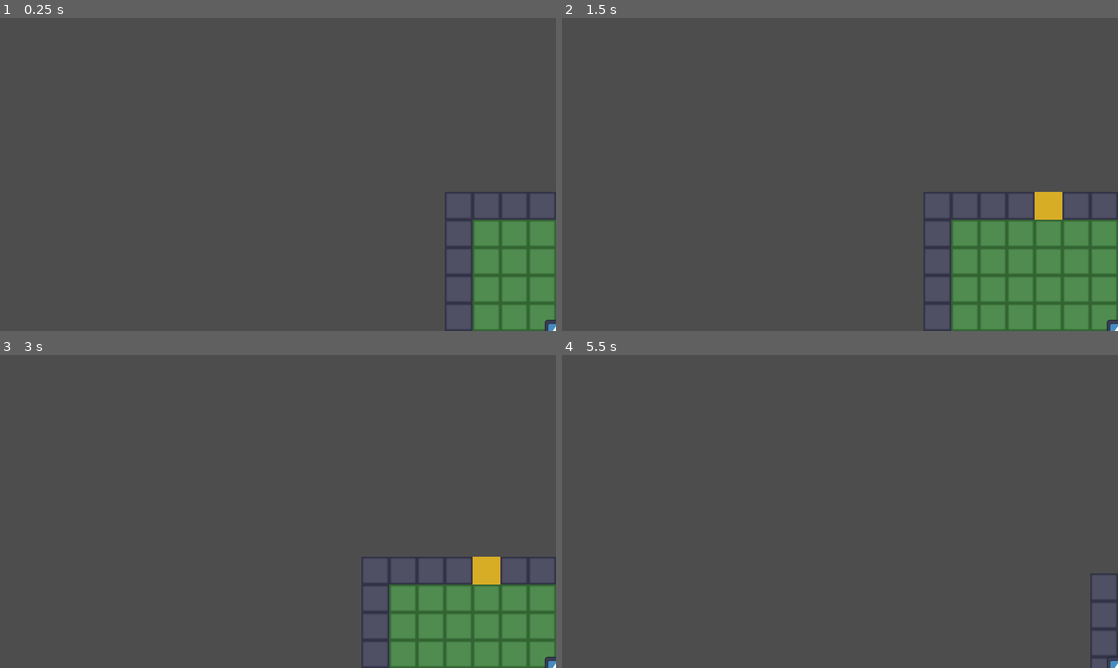
Above: before the commit, frames 1-4 (two rows, left to right).
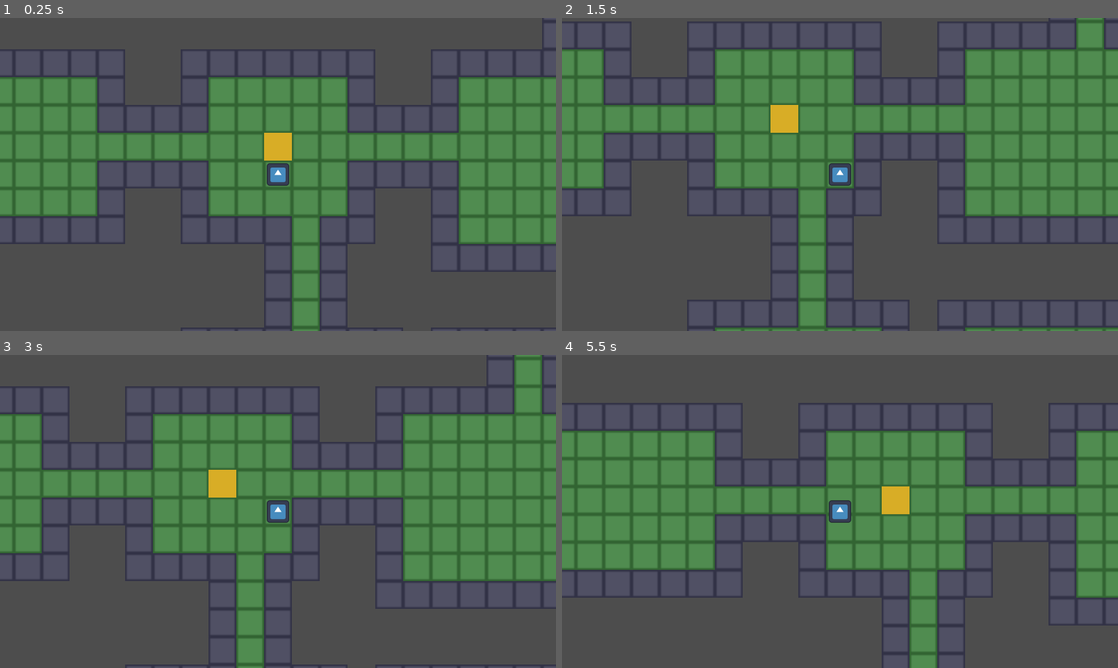
Above: after the commit, the same moments.

Repository: corytomlinson-oss/project_divine_light
Game: Godot game, scene res://scenes/dungeon/CathedralDungeon.tscn
Two runs of this game, one before a commit and one after it. Both use one fixed random seed, a clock stepped at 60 frames per second and the inputs below. This scene is started directly instead of the project's main scene. The engine's default icon, where the game draws it, is replaced by a stand-in: a white triangle on a blue panel in a dark square.
Inputs:
- Up to frame 1 (0.25 s): no input
- Up to frame 2 (1.5 s): tap Enter (ui_accept) at 0.5, 0.77 s; hold Right (ui_right) 0.53-1.28 s; hold Down (ui_down) from 1.28 s (still down)
- Up to frame 3 (3 s): tap Enter (ui_accept) at 1.52, 2, 2.75 s; release Down (ui_down) at 2.03 s; hold Right (ui_right) 2.03-2.78 s; hold Up (ui_up) from 2.78 s (still down)
- Up to frame 4 (5.5 s): tap Enter (ui_accept) at 3.02, 3.77, 4.52, 5 s; release Up (ui_up) at 3.53 s; hold Left (ui_left) 3.53-5.03 s; hold Down (ui_down) from 5.03 s (still down)

The runs differ from the first frame. In frame 1, 40% of the frame differs, in the area x 0-100%, y 0-100%; in frame 2, 50%; in frame 3, 47%; in frame 4, 35%.

Commit message:
Milestone 13b: Procedural dungeon generation
DungeonGenerator.gd (pure logic, no scene dependencies) replaces 13a's
fixed test room with the three-layer approach from the earlier design
decision: a hand-authored template drives a procedural room graph (a
random tree where every parent-child pair sits exactly one grid step
apart, guaranteeing reachability and safe straight-line corridor carving
by construction), which drives a procedural tile layout (rooms centered
in a slot grid, corridors carved, wall shell added automatically).

Anchors: entrance = tree root, boss = deepest room, captive = midpoint
of the entrance->boss path. Entrance and boss rooms both get a door tile
(dual-exit pattern from 13a); captive gets a new 4th placeholder tile
(violet, tileset now 64x16) marking its room for testability.

Seeds are lazily rolled once per dungeon (GameManager.get_dungeon_seed(),
global randi() for that one pick only) and now persist through
save_game()/load_game() alongside party/inventory, so re-entering a
dungeon reproduces the exact same layout.

Three bugs found and fixed during playtesting:
- Hand-edited TileSetAtlasSource text carried a phantom second
  alternative-tile declaration (copy-pasted across 13a/13b for each new
  column), causing "Cannot create tile" editor errors on reload. Fixed
  by diffing against Godot's own create_tile() API output.
- Battle-return position was getting silently overwritten by the
  entrance spawn on every dungeon reload, due to a _ready() ordering bug
  (Player readies before its parent map controller). This was the root
  cause behind both "reset to entrance after a fight" and "can't reach
  the other rooms" - the latter was just a symptom of repeatedly getting
  yanked back. Fixed by moving pending-spawn consumption out of
  Player.gd and into each map controller's own _ready().
- Camera was pinning the player to the bottom-right corner of the screen
  instead of centering them - a Milestone 1 leftover offset correct for
  ANCHOR_MODE_FIXED_TOP_LEFT, but Godot 4's actual default is
  ANCHOR_MODE_DRAG_CENTER, which needs no offset at all. Only became
  obvious once dungeon navigation needed to see in all directions.

Verified headlessly throughout: 200+ seeds for generator correctness,
a 500-seed reachability sweep, and targeted regression tests for the
spawn-position and camera fixes.

Co-Authored-By: Claude Sonnet 5 <noreply@anthropic.com>

Diff:
--- a/divine-light/scenes/dungeon/CathedralDungeon.tscn
+++ b/divine-light/scenes/dungeon/CathedralDungeon.tscn
@@ -6,15 +6,10 @@
 
 [sub_resource type="TileSetAtlasSource" id="TileSetAtlasSource_cathedral"]
 texture = ExtResource("2_tiles")
-0:0/next_alternative_id = 2
 0:0/0 = 0
-0:0/1 = 1
-1:0/next_alternative_id = 2
 1:0/0 = 0
-1:0/1 = 1
-2:0/next_alternative_id = 2
 2:0/0 = 0
-2:0/1 = 1
+3:0/0 = 0
 
 [sub_resource type="TileSet" id="TileSet_cathedral"]
 sources/0 = SubResource("TileSetAtlasSource_cathedral")
--- a/divine-light/scenes/overworld/Overworld.tscn
+++ b/divine-light/scenes/overworld/Overworld.tscn
@@ -6,15 +6,10 @@
 
 [sub_resource type="TileSetAtlasSource" id="TileSetAtlasSource_fd81m"]
 texture = ExtResource("1_sc77d")
-0:0/next_alternative_id = 2
 0:0/0 = 0
-0:0/1 = 1
-1:0/next_alternative_id = 2
 1:0/0 = 0
-1:0/1 = 1
-2:0/next_alternative_id = 2
 2:0/0 = 0
-2:0/1 = 1
+3:0/0 = 0
 
 [sub_resource type="TileSet" id="TileSet_fd81m"]
 sources/0 = SubResource("TileSetAtlasSource_fd81m")
--- a/divine-light/scenes/player/Player.tscn
+++ b/divine-light/scenes/player/Player.tscn
@@ -11,7 +11,6 @@
 script = ExtResource("1_player")
 
 [node name="Camera2D" type="Camera2D" parent="."]
-position = Vector2(-160, -90)
 
 [node name="Sprite2D" type="Sprite2D" parent="."]
 scale = Vector2(0.1, 0.1)
--- a/divine-light/scripts/dungeon/Dungeon.gd
+++ b/divine-light/scripts/dungeon/Dungeon.gd
@@ -1,40 +1,61 @@
 extends Node2D
 
-const ROOM_WIDTH := 9
-const ROOM_HEIGHT := 7
-const ENTRANCE_CELL := Vector2i(4, 6)
-const EXIT_CELL := Vector2i(4, 0)
 const FLOOR_COORDS := Vector2i(0, 0)
 const WALL_COORDS := Vector2i(1, 0)
 const DOOR_COORDS := Vector2i(2, 0)
+const CAPTIVE_COORDS := Vector2i(3, 0)
 const OVERWORLD_SCENE_PATH := "res://scenes/overworld/Overworld.tscn"
 
+# Milestone 13b template for The Cathedral. Once a second dungeon exists this
+# needs to become per-scene data (a dictionary keyed by location, or an
+# @export on this scene) rather than a single hardcoded const - not built
+# that way yet since there's only one dungeon to drive it.
+const CATHEDRAL_TEMPLATE := {
+	"min_rooms": 5,
+	"max_rooms": 8,
+	"room_min_size": Vector2i(4, 4),
+	"room_max_size": Vector2i(7, 6),
+}
+
+const TAG_TO_COORDS := {
+	DungeonGenerator.FLOOR: FLOOR_COORDS,
+	DungeonGenerator.WALL: WALL_COORDS,
+	DungeonGenerator.DOOR: DOOR_COORDS,
+	DungeonGenerator.CAPTIVE_MARKER: CAPTIVE_COORDS,
+}
+
 @onready var _tile_map: TileMapLayer = $TileMapLayer
+@onready var _player: Node2D = $TileMapLayer/Player
+
+var _entrance_cell: Vector2i
+var _exit_cell: Vector2i
 
 
 func _ready() -> void:
 	GameManager.current_location = "cathedral"
 	GameManager.current_scene_path = "res://scenes/dungeon/CathedralDungeon.tscn"
-	_build_test_layout()
+	_generate_and_build()
 
 
-# Temporary hand-placed test room for Milestone 13a, used to validate dungeon
-# tech (wall collision, doors, encounters) against a fully known layout.
-# Replaced by Milestone 13b's template -> room graph -> tile layout generator.
-func _build_test_layout() -> void:
-	for x in ROOM_WIDTH:
-		for y in ROOM_HEIGHT:
-			var cell := Vector2i(x, y)
-			var is_border: bool = x == 0 or y == 0 or x == ROOM_WIDTH - 1 or y == ROOM_HEIGHT - 1
-			if cell == ENTRANCE_CELL or cell == EXIT_CELL:
-				_tile_map.set_cell(cell, 0, DOOR_COORDS)
-			elif is_border:
-				_tile_map.set_cell(cell, 0, WALL_COORDS)
-			else:
-				_tile_map.set_cell(cell, 0, FLOOR_COORDS)
+func _generate_and_build() -> void:
+	var seed_value: int = GameManager.get_dungeon_seed(GameManager.current_location)
+	var layout: Dictionary = DungeonGenerator.generate(CATHEDRAL_TEMPLATE, seed_value)
+
+	for cell in layout["tiles"].keys():
+		var tag: String = layout["tiles"][cell]
+		_tile_map.set_cell(cell, 0, TAG_TO_COORDS[tag])
+
+	_entrance_cell = layout["entrance_cell"]
+	_exit_cell = layout["exit_cell"]
+
+	if GameManager.has_pending_spawn:
+		_player.snap_to(GameManager.pending_spawn_position)
+		GameManager.has_pending_spawn = false
+	else:
+		_player.snap_to(_tile_map.map_to_local(layout["player_spawn"]))
 
 
 func get_door_destination(cell: Vector2i) -> Dictionary:
-	if cell == ENTRANCE_CELL or cell == EXIT_CELL:
+	if cell == _entrance_cell or cell == _exit_cell:
 		return {"scene": OVERWORLD_SCENE_PATH}
 	return {}
--- /dev/null
+++ b/divine-light/scripts/dungeon/DungeonGenerator.gd
@@ -0,0 +1,196 @@
+class_name DungeonGenerator
+extends RefCounted
+
+# Milestone 13b procedural generator. Three layers, per the design decision
+# in CLAUDE.md ("Dungeon generation - decided"): a hand-authored per-dungeon
+# template (passed in) drives a procedural room GRAPH (a tree, so every room
+# is reachable by construction), which then drives a procedural TILE LAYOUT
+# (rooms centered in a slot grid, connected by carved corridors, walled in
+# automatically). Pure logic, no scene/node dependencies, so it can be
+# tested headlessly without instantiating anything.
+
+const SLOT_SIZE := 10
+
+const FLOOR := "floor"
+const WALL := "wall"
+const DOOR := "door"
+const CAPTIVE_MARKER := "captive"
+
+const DIRECTIONS: Array = [Vector2i(1, 0), Vector2i(-1, 0), Vector2i(0, 1), Vector2i(0, -1)]
+
+
+## template keys: min_rooms, max_rooms, room_min_size (Vector2i), room_max_size (Vector2i)
+## Returns: {tiles: Dictionary[Vector2i, String], entrance_cell, exit_cell,
+##           captive_cell, player_spawn, room_count}
+static func generate(template: Dictionary, seed_value: int) -> Dictionary:
+	var rng := RandomNumberGenerator.new()
+	rng.seed = seed_value
+
+	var min_rooms: int = template.get("min_rooms", 5)
+	var max_rooms: int = template.get("max_rooms", 8)
+	var room_min: Vector2i = template.get("room_min_size", Vector2i(4, 4))
+	var room_max: Vector2i = template.get("room_max_size", Vector2i(7, 6))
+	var room_count: int = rng.randi_range(min_rooms, max_rooms)
+
+	var graph: Dictionary = _build_room_graph(room_count, rng)
+	var anchors: Dictionary = _pick_anchors(graph, rng)
+	var layout: Dictionary = _build_tile_layout(graph, anchors, room_min, room_max, rng)
+
+	return layout
+
+
+# Builds a tree where every edge connects cardinally-adjacent slots on an
+# unbounded grid, guaranteeing (a) every room is reachable from the root and
+# (b) every parent-child pair is exactly one grid step apart, so corridors
+# never need to route around a third room in between.
+static func _build_room_graph(room_count: int, rng: RandomNumberGenerator) -> Dictionary:
+	var slot_of: Dictionary = {0: Vector2i.ZERO}
+	var node_at_slot: Dictionary = {Vector2i.ZERO: 0}
+	var parent_of: Dictionary = {}
+	var children_of: Dictionary = {0: []}
+	var depth_of: Dictionary = {0: 0}
+
+	for i in range(1, room_count):
+		var candidates: Array = []
+		for node_id in slot_of.keys():
+			if _free_directions(slot_of[node_id], node_at_slot).size() > 0:
+				candidates.append(node_id)
+		if candidates.is_empty():
+			break  # graceful degradation: fewer rooms than requested
+		var parent_id: int = candidates[rng.randi_range(0, candidates.size() - 1)]
+		var free_dirs: Array = _free_directions(slot_of[parent_id], node_at_slot)
+		var chosen_dir: Vector2i = free_dirs[rng.randi_range(0, free_dirs.size() - 1)]
+		var new_slot: Vector2i = slot_of[parent_id] + chosen_dir
+
+		slot_of[i] = new_slot
+		node_at_slot[new_slot] = i
+		parent_of[i] = parent_id
+		children_of[i] = []
+		children_of[parent_id].append(i)
+		depth_of[i] = depth_of[parent_id] + 1
+
+	return {
+		"slot_of": slot_of,
+		"parent_of": parent_of,
+		"children_of": children_of,
+		"depth_of": depth_of,
+	}
+
+
+static func _free_directions(slot_pos: Vector2i, node_at_slot: Dictionary) -> Array:
+	var free: Array = []
+	for d in DIRECTIONS:
+		if not node_at_slot.has(slot_pos + d):
+			free.append(d)
+	return free
+
+
+# entrance = root. boss = deepest node (ties broken by whichever is found
+# first while scanning). captive = the midpoint of the entrance->boss path
+# when that path has an intermediate room, otherwise any other spare room -
+# guaranteed to exist since templates require min_rooms >= 5.
+static func _pick_anchors(graph: Dictionary, rng: RandomNumberGenerator) -> Dictionary:
+	var depth_of: Dictionary = graph["depth_of"]
+	var parent_of: Dictionary = graph["parent_of"]
+	var slot_of: Dictionary = graph["slot_of"]
+
+	var boss_id := 0
+	var max_depth := 0
+	for node_id in depth_of.keys():
+		if depth_of[node_id] > max_depth:
+			max_depth = depth_of[node_id]
+			boss_id = node_id
+
+	var path_to_boss: Array = [boss_id]
+	var walk: int = boss_id
+	while parent_of.has(walk):
+		walk = parent_of[walk]
+		path_to_boss.push_front(walk)
+
+	var captive_id: int
+	if path_to_boss.size() >= 3:
+		captive_id = path_to_boss[path_to_boss.size() / 2]
+	else:
+		var spare: Array = []
+		for node_id in slot_of.keys():
+			if node_id != 0 and node_id != boss_id:
+				spare.append(node_id)
+		captive_id = spare[rng.randi_range(0, spare.size() - 1)] if not spare.is_empty() else boss_id
+
+	return {"entrance_id": 0, "boss_id": boss_id, "captive_id": captive_id}
+
+
+static func _build_tile_layout(graph: Dictionary, anchors: Dictionary, room_min: Vector2i,
+		room_max: Vector2i, rng: RandomNumberGenerator) -> Dictionary:
+	var slot_of: Dictionary = graph["slot_of"]
+	var parent_of: Dictionary = graph["parent_of"]
+
+	var tiles: Dictionary = {}
+	var room_rects: Dictionary = {}
+	var room_centers: Dictionary = {}
+
+	for node_id in slot_of.keys():
+		var w: int = rng.randi_range(room_min.x, room_max.x)
+		var h: int = rng.randi_range(room_min.y, room_max.y)
+		var slot_origin: Vector2i = slot_of[node_id] * SLOT_SIZE
+		var room_origin: Vector2i = slot_origin + Vector2i((SLOT_SIZE - w) / 2, (SLOT_SIZE - h) / 2)
+		var rect := Rect2i(room_origin, Vector2i(w, h))
+		room_rects[node_id] = rect
+		room_centers[node_id] = rect.position + rect.size / 2
+		for x in range(rect.position.x, rect.position.x + rect.size.x):
+			for y in range(rect.position.y, rect.position.y + rect.size.y):
+				tiles[Vector2i(x, y)] = FLOOR
+
+	for node_id in parent_of.keys():
+		_carve_corridor(tiles, room_centers[parent_of[node_id]], room_centers[node_id])
+
+	_add_wall_shell(tiles)
+
+	var entrance_cell: Vector2i = room_centers[anchors["entrance_id"]]
+	var exit_cell: Vector2i = room_centers[anchors["boss_id"]]
+	var captive_cell: Vector2i = room_centers[anchors["captive_id"]]
+	tiles[entrance_cell] = DOOR
+	tiles[exit_cell] = DOOR
+	tiles[captive_cell] = CAPTIVE_MARKER
+
+	var entrance_rect: Rect2i = room_rects[anchors["entrance_id"]]
+	var spawn_dir := Vector2i(0, 1) if entrance_rect.size.y > 1 else Vector2i(1, 0)
+	var player_spawn: Vector2i = entrance_cell + spawn_dir
+	if not tiles.has(player_spawn) or tiles[player_spawn] == WALL:
+		player_spawn = entrance_cell
+
+	return {
+		"tiles": tiles,
+		"entrance_cell": entrance_cell,
+		"exit_cell": exit_cell,
+		"captive_cell": captive_cell,
+		"player_spawn": player_spawn,
+		"room_count": slot_of.size(),
+	}
+
+
+static func _carve_corridor(tiles: Dictionary, from: Vector2i, to: Vector2i) -> void:
+	var x := from.x
+	var y := from.y
+	while x != to.x:
+		tiles[Vector2i(x, y)] = FLOOR
+		x += 1 if to.x > x else -1
+	while y != to.y:
+		tiles[Vector2i(x, y)] = FLOOR
+		y += 1 if to.y > y else -1
+	tiles[Vector2i(x, y)] = FLOOR
+
+
+# Any cell touching a floor cell (8-directionally) that isn't itself floor
+# becomes a wall - this is what seals the generated shape without having to
+# track wall placement per room/corridor individually.
+static func _add_wall_shell(tiles: Dictionary) -> void:
+	var wall_cells: Dictionary = {}
+	for cell in tiles.keys():
+		for dx in range(-1, 2):
+			for dy in range(-1, 2):
+				var n: Vector2i = cell + Vector2i(dx, dy)
+				if not tiles.has(n):
+					wall_cells[n] = true
+	for cell in wall_cells.keys():
+		tiles[cell] = WALL
--- a/divine-light/scripts/overworld/Overworld.gd
+++ b/divine-light/scripts/overworld/Overworld.gd
@@ -4,12 +4,16 @@
 const CATHEDRAL_SCENE_PATH := "res://scenes/dungeon/CathedralDungeon.tscn"
 
 @onready var _tile_map: TileMapLayer = $TileMapLayer
+@onready var _player: Node2D = $TileMapLayer/Player
 
 
 func _ready() -> void:
 	GameManager.current_location = "overworld"
 	GameManager.current_scene_path = "res://scenes/overworld/Overworld.tscn"
 	_tile_map.set_cell(CATHEDRAL_DOOR_CELL, 0, Vector2i(2, 0))
+	if GameManager.has_pending_spawn:
+		_player.snap_to(GameManager.pending_spawn_position)
+		GameManager.has_pending_spawn = false
 
 
 func get_door_destination(cell: Vector2i) -> Dictionary:
--- a/divine-light/scripts/player/Player.gd
+++ b/divine-light/scripts/player/Player.gd
@@ -12,9 +12,6 @@
 
 
 func _ready() -> void:
-	if GameManager.has_pending_spawn:
-		position = GameManager.pending_spawn_position
-		GameManager.has_pending_spawn = false
 	_target = position
 	_reset_encounter_counter()
 
@@ -86,3 +83,14 @@
 
 func _reset_encounter_counter() -> void:
 	_steps_to_encounter = randi_range(10, 20)
+
+
+## Directly repositions the player, bypassing the tile-to-tile tween. For a
+## map's own controller script to call right after generating/loading its
+## layout (Dungeon.gd uses this for the procedurally-chosen spawn point) -
+## distinct from GameManager's pending-spawn mechanism, which is specifically
+## for "restore where I was before a battle interrupted me."
+func snap_to(world_pos: Vector2) -> void:
+	position = world_pos
+	_target = world_pos
+	_moving = false
--- a/divine-light/scripts/systems/GameManager.gd
+++ b/divine-light/scripts/systems/GameManager.gd
@@ -11,6 +11,7 @@
 var current_scene_path: String = "res://scenes/overworld/Overworld.tscn"
 var pending_spawn_position: Vector2 = Vector2.ZERO
 var has_pending_spawn: bool = false
+var dungeon_seeds: Dictionary = {}
 
 
 func _ready() -> void:
@@ -59,6 +60,7 @@
 	var data := {
 		"party": party.map(func(c: Combatant) -> Dictionary: return c.to_save_dict()),
 		"inventory": inventory.duplicate(),
+		"dungeon_seeds": dungeon_seeds.duplicate(),
 	}
 	file.store_string(JSON.stringify(data))
 	return true
@@ -79,8 +81,23 @@
 	inventory.clear()
 	for item_name in save_inventory:
 		inventory[item_name] = int(save_inventory[item_name])
+	var save_dungeon_seeds: Dictionary = parsed.get("dungeon_seeds", {})
+	dungeon_seeds.clear()
+	for location in save_dungeon_seeds:
+		dungeon_seeds[location] = int(save_dungeon_seeds[location])
 	party_loaded.emit()
 	return true
+
+
+## Lazily rolls a seed the first time a dungeon is entered, then reuses it
+## forever after (persisted below) so backtracking always finds the same
+## generated layout. Uses the global RNG for this one-time pick only - the
+## generator itself must never touch it, or regeneration would desync from
+## whatever else has consumed global randomness in between.
+func get_dungeon_seed(location: String) -> int:
+	if not dungeon_seeds.has(location):
+		dungeon_seeds[location] = randi()
+	return dungeon_seeds[location]
 
 
 func save_exists(slot: int) -> bool:
Binary file changed: divine-light/assets/tilesets/placeholder_tiles.png
Not shown, added: divine-light/scripts/dungeon/DungeonGenerator.gd.uid
Not shown, changed: CLAUDE.md
Not shown, changed: README.md
